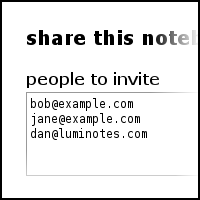
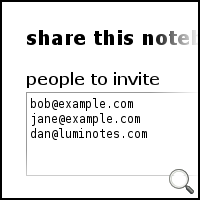
The second 200 x 200 image is a revision of the first. Changes to its layers:
painted on "New Layer#1" over [left=169, top=169, right=194, bottom=194]
